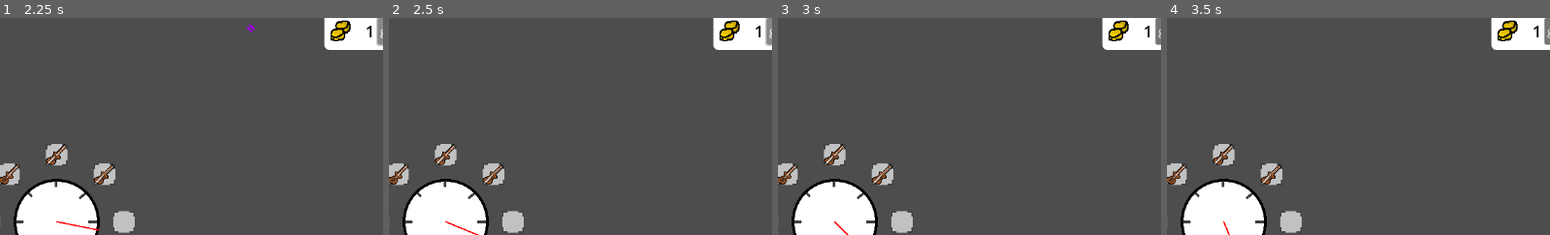
Above: before the commit, frames 1-4 (left to right).
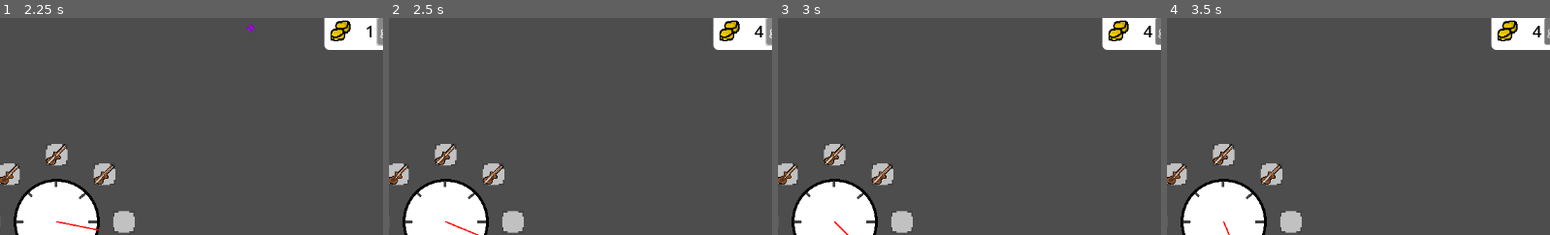
Above: after the commit, the same moments.

Repository: SeriousGuy888/MetronomeTowerDefenceGame
Game: Godot game, scene res://scenes/main.tscn
Same seed, same stepped clock (60 frames per second), same inputs: the game is played once before the commit and once after it.
Inputs (mouse positions are % of the whole screen's width and height, from its top left):
- Up to frame 1 (2.25 s): click (59, 50) at 0.52 s; click "Buy" at 1.25 s; click "give coin" at 2 s
- Up to frame 2 (2.5 s): no input
- Up to frame 3 (3 s): click (59, 50) at 2.77 s
- Up to frame 4 (3.5 s): no input
The pictures show only the part of the screen within x 43-93%, y 3-53%; the shares and areas given below are measured in that part.

Frame 1 is identical in both runs. In frame 2, less than 0.1% of the frame differs, in the area x 95-98%, y 3-9%; in frame 3, less than 0.1%; in frame 4, less than 0.1%.

Commit message:
make enemies drop coins on death

Diff:
--- a/scenes/enemies/enemy.gd
+++ b/scenes/enemies/enemy.gd
@@ -2,6 +2,7 @@
 
 @export var speed = 50.0
 @export var health = 1
+@export var coins_dropped = 3
 
 func _ready():
 	$HealthBar.max_value=health
@@ -21,4 +22,8 @@
 	health -= damage_amount
 	set_health_bar()
 	if health <= 0:
-		queue_free()
+		die()
+
+func die():
+	EventBus.request_add_coins.emit(coins_dropped)
+	queue_free()
--- a/scenes/enemies/enemy2.tscn
+++ b/scenes/enemies/enemy2.tscn
@@ -12,6 +12,7 @@
 script = ExtResource("1_w6keq")
 speed = 10.0
 health = 2
+coins_dropped = 5
 
 [node name="Sprite2D" type="Sprite2D" parent="."]
 scale = Vector2(0.0258621, 0.0258621)
--- a/scenes/event_bus.gd
+++ b/scenes/event_bus.gd
@@ -6,10 +6,14 @@
 	spawn_position: Vector2, # global position
 	direction: Vector2)
 
+@warning_ignore("unused_signal")
+signal request_spawn_enemy(enemy_scene: PackedScene)
 
-signal request_spawn_enemy(enemy_scene: PackedScene)
 @warning_ignore("unused_signal")
 signal request_select_turret_slot(turret_slot: TurretSlot)
 
 @warning_ignore("unused_signal")
 signal make_turret_purchase(shop_item_id: String)
+
+@warning_ignore("unused_signal")
+signal request_add_coins(amount: int)
--- a/scenes/playthrough_manager.gd
+++ b/scenes/playthrough_manager.gd
@@ -10,6 +10,8 @@
 		if coin_amount_label:
 			coin_amount_label.text = str(coins)
 
+func _ready() -> void:
+	EventBus.request_add_coins.connect(func(amount): coins += amount)
 
 func _on_givecoinbutton_pressed() -> void:
 	coins += 1
